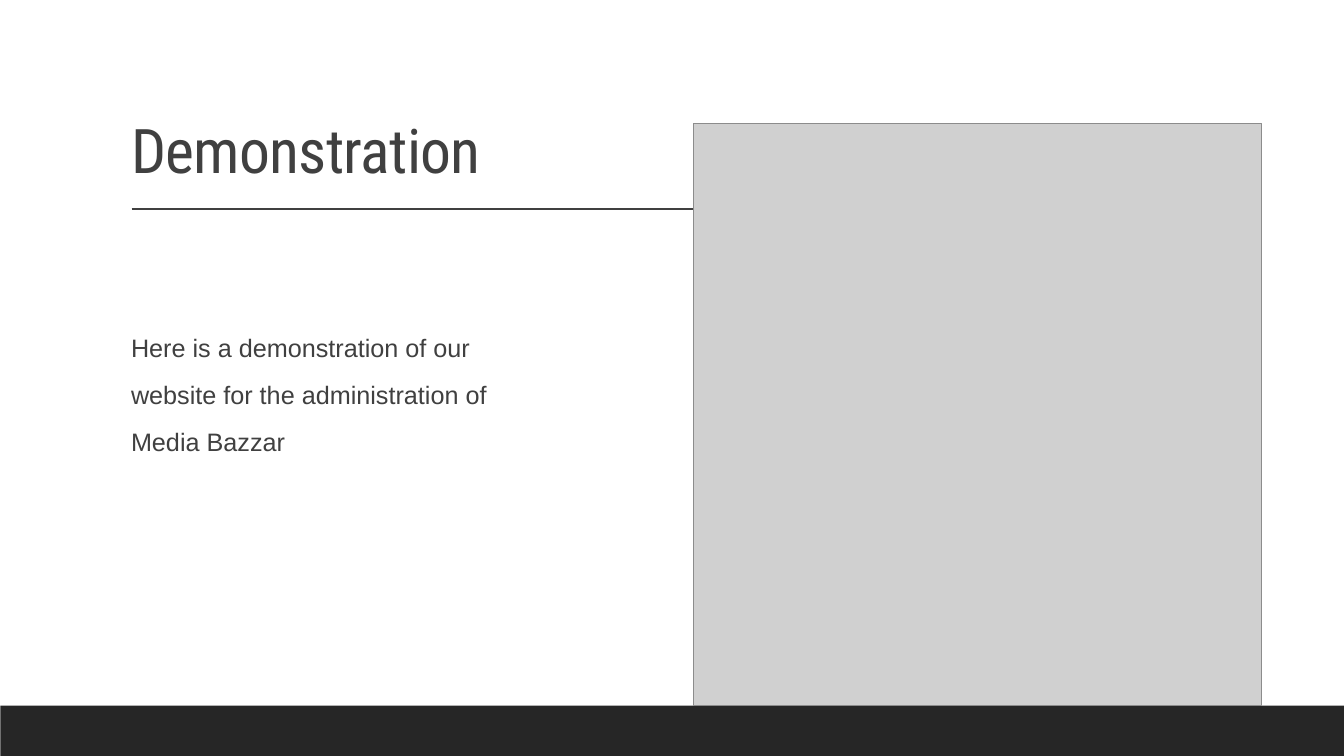
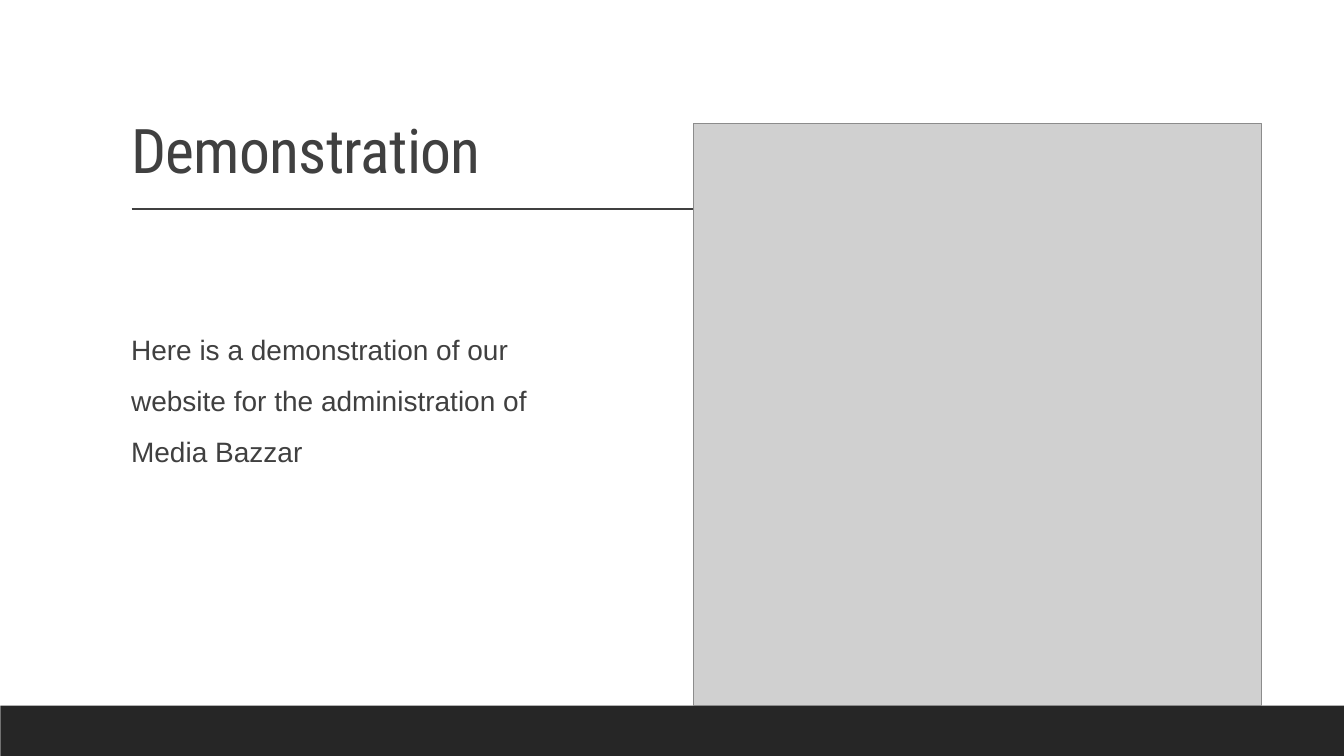
Before and after one commit to Mikey-OG/MediaBazaarproject, a slide deck: slide 6 of Project Documents/Presentation/MediaBazzarWebPresentation.pptx. Drawn at 1344x756 pixels with LibreOffice and Linux fonts; fonts in the diff are those of the drawing; grey boxes stand for pictures. Boxes give left, top, right and bottom in pixels: in the first picture for what was removed or moved away, otherwise in the second. Text is boxed around its words. In the diff, an @@ line names an element or a change of style, - is before the commit and + after.

```diff
--- a/Project Documents/Presentation/MediaBazzarWebPresentation.pptx
+++ b/Project Documents/Presentation/MediaBazzarWebPresentation.pptx
@@ text "Here is a demonstration of ..." at bbox=[131, 339, 526, 463]: size 18 to 20 pt @@
```
Also in this commit, not shown: 5 other slides changed.
